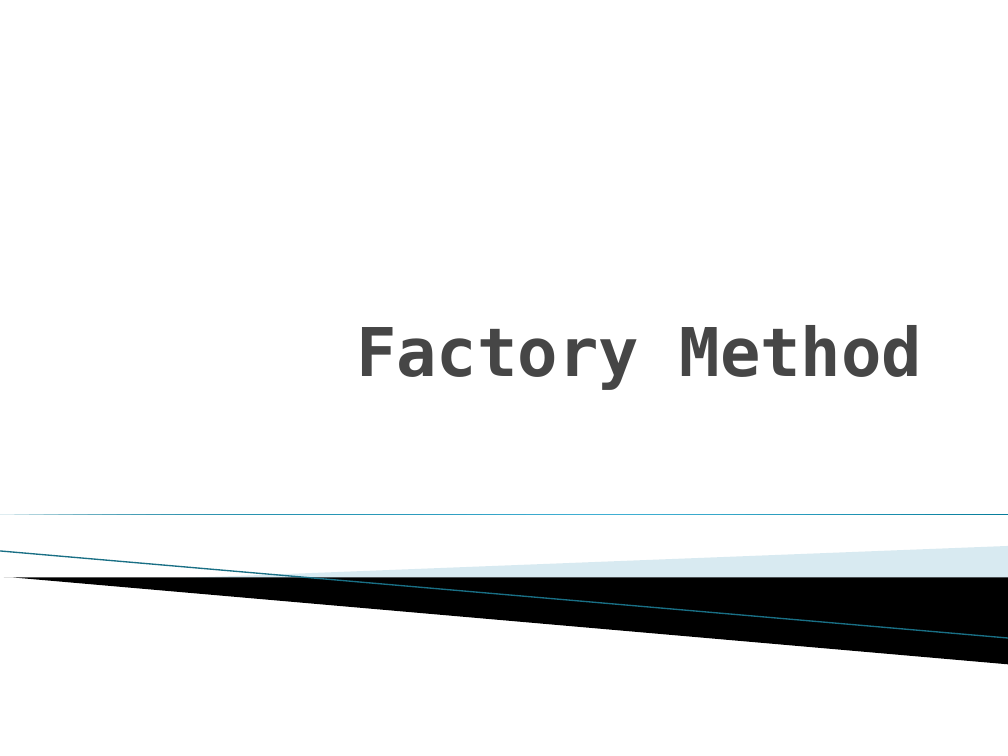
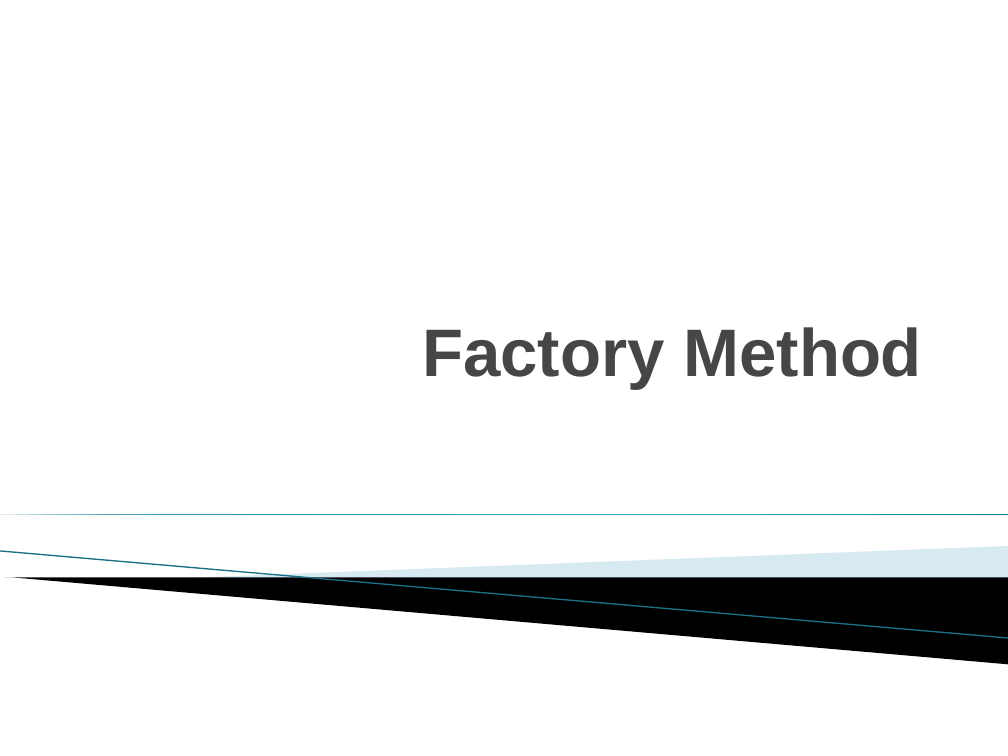
Before and after one commit to Yuki-Inamoto/Design-Pattern, a slide deck: slide 1 of Factory_Method.pptx. Drawn at 1008x756 pixels with LibreOffice and Linux fonts; fonts in the diff are those of the drawing; background and template pictures are left out. Boxes give left, top, right and bottom in pixels: in the first picture for what was removed or moved away, otherwise in the second. Text is boxed around its words. In the diff, an @@ line names an element or a change of style, - is before the commit and + after.

```diff
--- a/Factory_Method.pptx
+++ b/Factory_Method.pptx
@@ title "Factory Method" at [422,327,922,389]: font DejaVu Sans Mono to Arial @@
```
Also in this commit, not shown: 2 other slides changed, 2 slides added, 1 slide removed, 3 other files.
